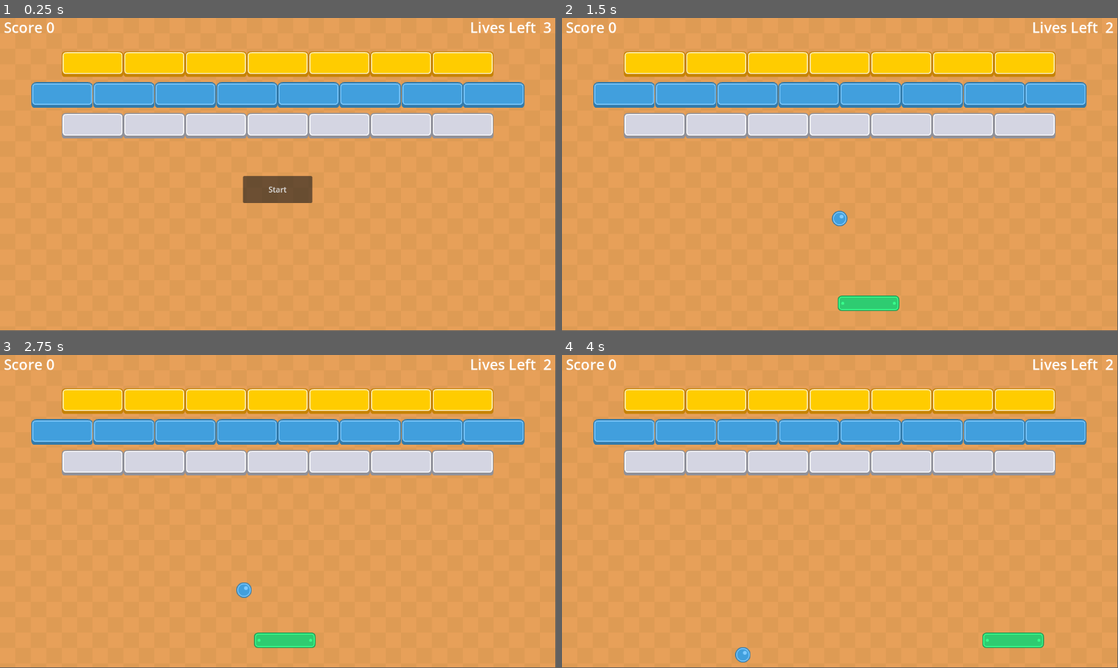
Above: before the commit, frames 1-4 (two rows, left to right).
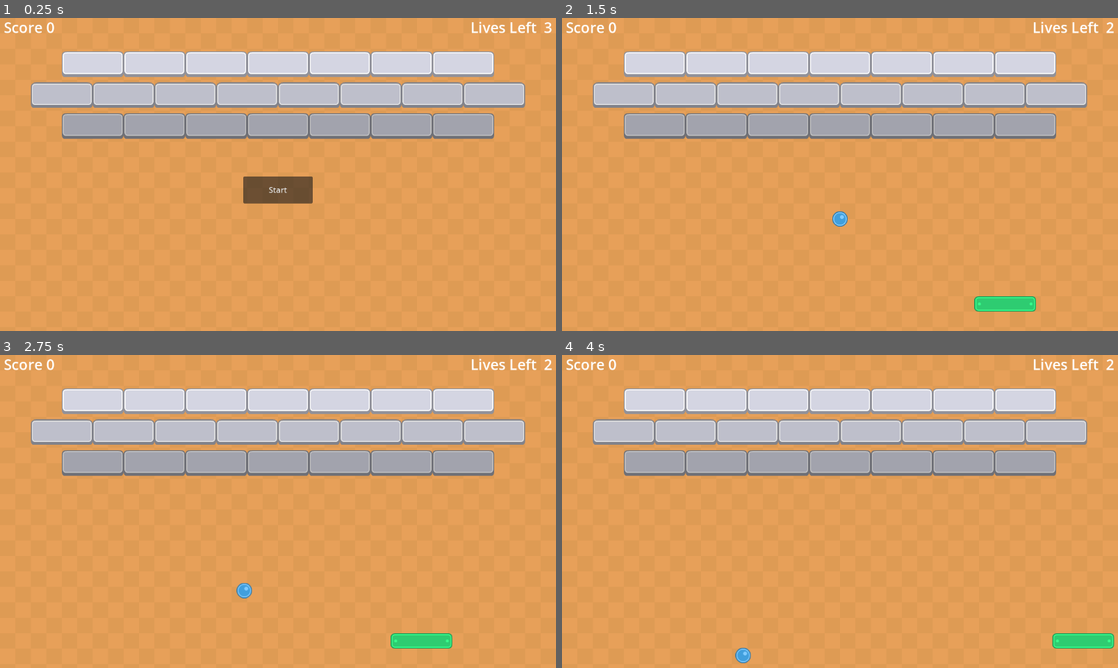
Above: after the commit, the same moments.

Repository: pinkkis/godot-bricks
Game: Godot game, scene res://scenes/game_board.tscn
The game is run twice, just before and just after one commit, with the same random seed, the same clock (stepped at 60 frames per second) and the same inputs.
Inputs (mouse positions are in pixels of both pictures, inside the frame that each line leads up to):
- Up to frame 1 (0.25 s): no input
- Up to frame 2 (1.5 s): click "Start" at 0.5 s; tap Enter at 1.25 s; move the mouse to (962, 158) at 1.27 s; hold Right (ui_right) from 1.28 s (still down)
- Up to frame 3 (2.75 s): move the mouse to (166, 527) at 2.02 s; release Right (ui_right) at 2.03 s; hold Left (ui_left) from 2.03 s (still down)
- Up to frame 4 (4 s): move the mouse to (895, 442) at 2.77 s; release Left (ui_left) at 2.78 s; hold Right (ui_right) from 2.78 s (still down); move the mouse to (812, 574) at 3.52 s
In our replay, the window is 799x449 before the commit and 800x450 after it. These sizes can differ from the game's own. Grey fills any space a smaller window leaves; there, only what the larger window draws over its background counts as a difference.

The runs differ from the first frame. In frame 1, 20% of the frame differs, in the area x 5-100%, y 1-60%; in frame 2, 21%; in frame 3, 21%; in frame 4, 21%, in the area x 5-100%, y 1-99%.

Commit message:
add sounds, mouse control, remove assets

Diff:
--- a/project.godot
+++ b/project.godot
@@ -15,10 +15,13 @@
 config/features=PackedStringArray("4.2", "GL Compatibility")
 config/icon="res://icon.svg"
 
+[autoload]
+
+AudioManager="*res://scripts/AudioManager.gd"
+
 [display]
 
-window/size/resizable=false
-window/stretch/scale_mode="integer"
+window/stretch/mode="viewport"
 
 [physics]
 
--- a/scenes/ball.tscn
+++ b/scenes/ball.tscn
@@ -1,7 +1,10 @@
-[gd_scene load_steps=4 format=3 uid="uid://sjton8ea3p08"]
+[gd_scene load_steps=7 format=3 uid="uid://sjton8ea3p08"]
 
 [ext_resource type="Script" path="res://scripts/ball.gd" id="1_0v8qi"]
 [ext_resource type="Texture2D" uid="uid://dr2mxv07km04w" path="res://sprites/ball_blue_small.png" id="1_3tob8"]
+[ext_resource type="AudioStream" uid="uid://cwrpk1lu0a0fm" path="res://sounds/ball-lost.wav" id="2_s4dmb"]
+[ext_resource type="AudioStream" uid="uid://bj4b13not03wb" path="res://sounds/wall-hit.wav" id="3_ty3sw"]
+[ext_resource type="AudioStream" uid="uid://c8brrj2ypyy1r" path="res://sounds/paddle-hit.wav" id="4_clktx"]
 
 [sub_resource type="CircleShape2D" id="CircleShape2D_updns"]
 radius = 16.0
@@ -10,6 +13,9 @@
 motion_mode = 1
 script = ExtResource("1_0v8qi")
 ball_start_speed = 10
+ball_lost_sound = ExtResource("2_s4dmb")
+wall_hit_sound = ExtResource("3_ty3sw")
+paddle_hit_sound = ExtResource("4_clktx")
 
 [node name="CollisionShape2D" type="CollisionShape2D" parent="."]
 shape = SubResource("CircleShape2D_updns")
--- a/scenes/brick.tscn
+++ b/scenes/brick.tscn
@@ -1,19 +1,20 @@
-[gd_scene load_steps=4 format=3 uid="uid://dk4ufx8i8hm6r"]
+[gd_scene load_steps=5 format=3 uid="uid://dk4ufx8i8hm6r"]
 
-[ext_resource type="Texture2D" uid="uid://bfhbx708nhs8" path="res://sprites/button_blue.png" id="1_l7d22"]
 [ext_resource type="Script" path="res://scripts/brick.gd" id="1_qjyb4"]
+[ext_resource type="Texture2D" uid="uid://dgi68sbdovrg5" path="res://sprites/button_grey.png" id="2_h82c8"]
+[ext_resource type="AudioStream" uid="uid://c76txd0e186ud" path="res://sounds/brick-break.wav" id="3_h86sg"]
 
 [sub_resource type="RectangleShape2D" id="RectangleShape2D_3kryj"]
-size = Vector2(129, 52)
+size = Vector2(128, 52)
 
 [node name="Brick" type="StaticBody2D" groups=["bricks"]]
 script = ExtResource("1_qjyb4")
-brickTexture = ExtResource("1_l7d22")
+brickTexture = ExtResource("2_h82c8")
+breakSound = ExtResource("3_h86sg")
 
 [node name="CollisionShape2D" type="CollisionShape2D" parent="."]
-position = Vector2(0.5, 0)
 shape = SubResource("RectangleShape2D_3kryj")
 
 [node name="Sprite2D" type="Sprite2D" parent="."]
 texture_filter = 1
-texture = ExtResource("1_l7d22")
+texture = ExtResource("2_h82c8")
--- a/scenes/game_board.tscn
+++ b/scenes/game_board.tscn
@@ -1,12 +1,11 @@
-[gd_scene load_steps=8 format=3 uid="uid://c0g7nvoiai8cl"]
+[gd_scene load_steps=7 format=3 uid="uid://c0g7nvoiai8cl"]
 
 [ext_resource type="Texture2D" uid="uid://ypd2n0uf3k1f" path="res://sprites/background_brown.png" id="1_ahc6v"]
 [ext_resource type="Script" path="res://scripts/game_board.gd" id="1_whn1i"]
 [ext_resource type="PackedScene" uid="uid://dk4ufx8i8hm6r" path="res://scenes/brick.tscn" id="3_nt8bo"]
 [ext_resource type="Script" path="res://scripts/bricks.gd" id="4_q505s"]
 [ext_resource type="PackedScene" uid="uid://f21j21uc8foa" path="res://scenes/wall.tscn" id="5_b1vp3"]
-[ext_resource type="Texture2D" uid="uid://pwi4xk812fr5" path="res://sprites/button_yellow.png" id="7_p20oa"]
-[ext_resource type="Texture2D" uid="uid://dgi68sbdovrg5" path="res://sprites/button_grey.png" id="8_l267w"]
+[ext_resource type="Script" path="res://scripts/AudioManager.gd" id="6_ev2g4"]
 
 [node name="GameBoard" type="Node2D"]
 script = ExtResource("1_whn1i")
@@ -14,8 +13,10 @@
 paddle_base_speed = 300
 
 [node name="TextureRect" type="TextureRect" parent="."]
-offset_right = 1152.0
-offset_bottom = 648.0
+offset_left = -192.0
+offset_top = -192.0
+offset_right = 1344.0
+offset_bottom = 832.0
 texture = ExtResource("1_ahc6v")
 stretch_mode = 1
 
@@ -25,17 +26,17 @@
 [node name="BallStartPosition" type="Node2D" parent="."]
 position = Vector2(576, 416)
 
-[node name="Wall" parent="." instance=ExtResource("5_b1vp3")]
+[node name="Wall" parent="." groups=["wall"] instance=ExtResource("5_b1vp3")]
 position = Vector2(0, 4)
 
 [node name="Wall2" parent="." groups=["death"] instance=ExtResource("5_b1vp3")]
 position = Vector2(0, 692)
 
-[node name="Wall3" parent="." instance=ExtResource("5_b1vp3")]
+[node name="Wall3" parent="." groups=["wall"] instance=ExtResource("5_b1vp3")]
 position = Vector2(-44, -72)
 rotation = 1.5708
 
-[node name="Wall4" parent="." instance=ExtResource("5_b1vp3")]
+[node name="Wall4" parent="." groups=["wall"] instance=ExtResource("5_b1vp3")]
 position = Vector2(1148, -72)
 rotation = 1.5708
 
@@ -44,83 +45,84 @@
 
 [node name="Brick5" parent="Bricks" instance=ExtResource("3_nt8bo")]
 position = Vector2(576, 96)
-brickTexture = ExtResource("7_p20oa")
 
 [node name="Brick6" parent="Bricks" instance=ExtResource("3_nt8bo")]
 position = Vector2(704, 96)
-brickTexture = ExtResource("7_p20oa")
 
 [node name="Brick7" parent="Bricks" instance=ExtResource("3_nt8bo")]
 position = Vector2(832, 96)
-brickTexture = ExtResource("7_p20oa")
 
 [node name="Brick15" parent="Bricks" instance=ExtResource("3_nt8bo")]
 position = Vector2(960, 96)
-brickTexture = ExtResource("7_p20oa")
 
 [node name="Brick8" parent="Bricks" instance=ExtResource("3_nt8bo")]
 position = Vector2(192, 96)
-brickTexture = ExtResource("7_p20oa")
 
 [node name="Brick9" parent="Bricks" instance=ExtResource("3_nt8bo")]
 position = Vector2(320, 96)
-brickTexture = ExtResource("7_p20oa")
 
 [node name="Brick10" parent="Bricks" instance=ExtResource("3_nt8bo")]
 position = Vector2(448, 96)
-brickTexture = ExtResource("7_p20oa")
 
 [node name="Brick" parent="Bricks" instance=ExtResource("3_nt8bo")]
+modulate = Color(0.898039, 0.898039, 0.898039, 1)
 position = Vector2(128, 160)
 
 [node name="Brick2" parent="Bricks" instance=ExtResource("3_nt8bo")]
+modulate = Color(0.898039, 0.898039, 0.898039, 1)
 position = Vector2(256, 160)
 
 [node name="Brick3" parent="Bricks" instance=ExtResource("3_nt8bo")]
+modulate = Color(0.898039, 0.898039, 0.898039, 1)
 position = Vector2(384, 160)
 
 [node name="Brick4" parent="Bricks" instance=ExtResource("3_nt8bo")]
+modulate = Color(0.898039, 0.898039, 0.898039, 1)
 position = Vector2(512, 160)
 
 [node name="Brick11" parent="Bricks" instance=ExtResource("3_nt8bo")]
+modulate = Color(0.898039, 0.898039, 0.898039, 1)
 position = Vector2(640, 160)
 
 [node name="Brick12" parent="Bricks" instance=ExtResource("3_nt8bo")]
+modulate = Color(0.898039, 0.898039, 0.898039, 1)
 position = Vector2(768, 160)
 
 [node name="Brick13" parent="Bricks" instance=ExtResource("3_nt8bo")]
+modulate = Color(0.898039, 0.898039, 0.898039, 1)
 position = Vector2(896, 160)
 
 [node name="Brick14" parent="Bricks" instance=ExtResource("3_nt8bo")]
+modulate = Color(0.898039, 0.898039, 0.898039, 1)
 position = Vector2(1024, 160)
 
 [node name="Brick16" parent="Bricks" instance=ExtResource("3_nt8bo")]
+modulate = Color(0.764706, 0.764706, 0.764706, 1)
 position = Vector2(576, 224)
-brickTexture = ExtResource("8_l267w")
 
 [node name="Brick17" parent="Bricks" instance=ExtResource("3_nt8bo")]
+modulate = Color(0.764706, 0.764706, 0.764706, 1)
 position = Vector2(704, 224)
-brickTexture = ExtResource("8_l267w")
 
 [node name="Brick18" parent="Bricks" instance=ExtResource("3_nt8bo")]
+modulate = Color(0.764706, 0.764706, 0.764706, 1)
 position = Vector2(832, 224)
-brickTexture = ExtResource("8_l267w")
 
 [node name="Brick19" parent="Bricks" instance=ExtResource("3_nt8bo")]
+modulate = Color(0.764706, 0.764706, 0.764706, 1)
 position = Vector2(960, 224)
-brickTexture = ExtResource("8_l267w")
 
 [node name="Brick20" parent="Bricks" instance=ExtResource("3_nt8bo")]
+modulate = Color(0.764706, 0.764706, 0.764706, 1)
 position = Vector2(192, 224)
-brickTexture = ExtResource("8_l267w")
 
 [node name="Brick21" parent="Bricks" instance=ExtResource("3_nt8bo")]
+modulate = Color(0.764706, 0.764706, 0.764706, 1)
 position = Vector2(320, 224)
-brickTexture = ExtResource("8_l267w")
 
 [node name="Brick22" parent="Bricks" instance=ExtResource("3_nt8bo")]
+modulate = Color(0.764706, 0.764706, 0.764706, 1)
 position = Vector2(448, 224)
-brickTexture = ExtResource("8_l267w")
 
 [node name="StartButton" type="Button" parent="."]
 offset_left = 504.0
@@ -179,4 +181,7 @@
 theme_override_font_sizes/font_size = 64
 text = "YOU WIN"
 
+[node name="AudioManager" type="Node" parent="."]
+script = ExtResource("6_ev2g4")
+
 [connection signal="pressed" from="StartButton" to="." method="_on_start_pressed"]
--- a/scenes/paddle.tscn
+++ b/scenes/paddle.tscn
@@ -1,10 +1,18 @@
-[gd_scene load_steps=4 format=3 uid="uid://b1aof6ytbqb7b"]
+[gd_scene load_steps=6 format=3 uid="uid://b1aof6ytbqb7b"]
 
 [ext_resource type="Script" path="res://scripts/Paddle.gd" id="1_0qqet"]
 [ext_resource type="Texture2D" uid="uid://u5lthr3gmttu" path="res://sprites/block_narrow.png" id="2_rjh0y"]
 
-[sub_resource type="RectangleShape2D" id="RectangleShape2D_b0in4"]
-size = Vector2(128, 32)
+[sub_resource type="CapsuleShape2D" id="CapsuleShape2D_n15u8"]
+radius = 9.0
+height = 32.0
+
+[sub_resource type="RectangleShape2D" id="RectangleShape2D_bqkkm"]
+size = Vector2(111, 32)
+
+[sub_resource type="CapsuleShape2D" id="CapsuleShape2D_ciw0x"]
+radius = 9.0
+height = 32.0
 
 [node name="Paddle" type="CharacterBody2D" groups=["paddle"]]
 motion_mode = 1
@@ -16,5 +24,13 @@
 texture = ExtResource("2_rjh0y")
 
 [node name="CollisionShape2D" type="CollisionShape2D" parent="."]
-position = Vector2(64.0001, -15.9998)
-shape = SubResource("RectangleShape2D_b0in4")
+position = Vector2(9, -16)
+shape = SubResource("CapsuleShape2D_n15u8")
+
+[node name="CollisionShape2D2" type="CollisionShape2D" parent="."]
+position = Vector2(65.5, -16)
+shape = SubResource("RectangleShape2D_bqkkm")
+
+[node name="CollisionShape2D3" type="CollisionShape2D" parent="."]
+position = Vector2(119, -16)
+shape = SubResource("CapsuleShape2D_ciw0x")
--- /dev/null
+++ b/scripts/AudioManager.gd
@@ -0,0 +1,11 @@
+extends Node
+
+func play_sound(stream: AudioStream) -> void:
+	var instance = AudioStreamPlayer.new()
+	instance.finished.connect(_on_sound_finished.bind(instance))
+	instance.stream = stream
+	add_child(instance)
+	instance.play()
+
+func _on_sound_finished(instance: AudioStreamPlayer):
+	instance.queue_free()
--- a/scripts/Paddle.gd
+++ b/scripts/Paddle.gd
@@ -3,7 +3,24 @@
 
 @export var SPEED = 300
 
+const PADDLE_WIDTH = 128
+var using_mouse = true
+var screen_rect = Vector2(0, 0)
+
+func _ready():
+	screen_rect = get_tree().get_root().get_visible_rect().size
+
 func _physics_process(_delta):
 	var direction = Input.get_axis("ui_left", "ui_right")
-	velocity.x = direction * SPEED
-	move_and_slide()
+	if direction != 0:
+		using_mouse = false
+	if Input.get_last_mouse_velocity().x > 0.0:
+		using_mouse = true
+
+	if !using_mouse:
+		velocity.x = direction * SPEED
+		move_and_slide()
+	else:
+		position.x = clampf(get_global_mouse_position().x, 0.0, screen_rect.x - PADDLE_WIDTH)
+		if 1 == 0:
+			pass
--- a/scripts/ball.gd
+++ b/scripts/ball.gd
@@ -5,6 +5,9 @@
 signal brick_hit
 
 @export var ball_start_speed = 100
+@export var ball_lost_sound: AudioStream
+@export var wall_hit_sound: AudioStream
+@export var paddle_hit_sound: AudioStream
 
 # Called when the node enters the scene tree for the first time.
 func _ready():
@@ -16,14 +19,19 @@
 	if collision_info:
 		var target_object = collision_info.get_collider()
 		if target_object.is_in_group("bricks"):
-			target_object.queue_free()
+			target_object.die()
 			brick_hit.emit()
 		if target_object.is_in_group("death"):
 			ball_lost.emit()
+			AudioManager.play_sound(ball_lost_sound)
 			queue_free()
 		velocity = velocity.bounce(collision_info.get_normal())
 
+		if target_object.is_in_group("wall"):
+			AudioManager.play_sound(wall_hit_sound)
+
 		if target_object.is_in_group("paddle"):
+			AudioManager.play_sound(paddle_hit_sound)
 			velocity = velocity + collision_info.get_collider_velocity() / 10
 
 func _on_timer_timeout():
--- a/scripts/brick.gd
+++ b/scripts/brick.gd
@@ -1,6 +1,7 @@
 extends StaticBody2D
 
 @export var brickTexture: Texture2D
+@export var breakSound: AudioStream
 
 @onready var sprite_2d = $Sprite2D
 
@@ -9,3 +10,7 @@
 
 func _process(_delta):
 	pass
+
+func die():
+	AudioManager.play_sound(breakSound)
+	queue_free()
--- a/scripts/game_board.gd
+++ b/scripts/game_board.gd
@@ -54,7 +54,6 @@
 func _on_ball_brick_hit():
 	score += 100
 	score_label.text = str(score)
-	print($Bricks.get_child_count())
 	if $Bricks.get_child_count() == 1:
 		ball.queue_free()
 		game_win_label.visible = true
Not shown, added: sounds/ball-lost.wav.import
Not shown, added: sounds/brick-break.wav.import
Not shown, added: sounds/paddle-hit.wav.import
Not shown, added: sounds/wall-hit.wav.import
Binary file removed: sprites/background_blue.png
Not shown, removed: sprites/background_blue.png.import
Binary file removed: sprites/background_green.png
Not shown, removed: sprites/background_green.png.import
Binary file removed: sprites/ball_red_small.png
Not shown, removed: sprites/ball_red_small.png.import
Binary file removed: sprites/button_blue.png
Not shown, removed: sprites/button_blue.png.import
(and 6 more such lines)
